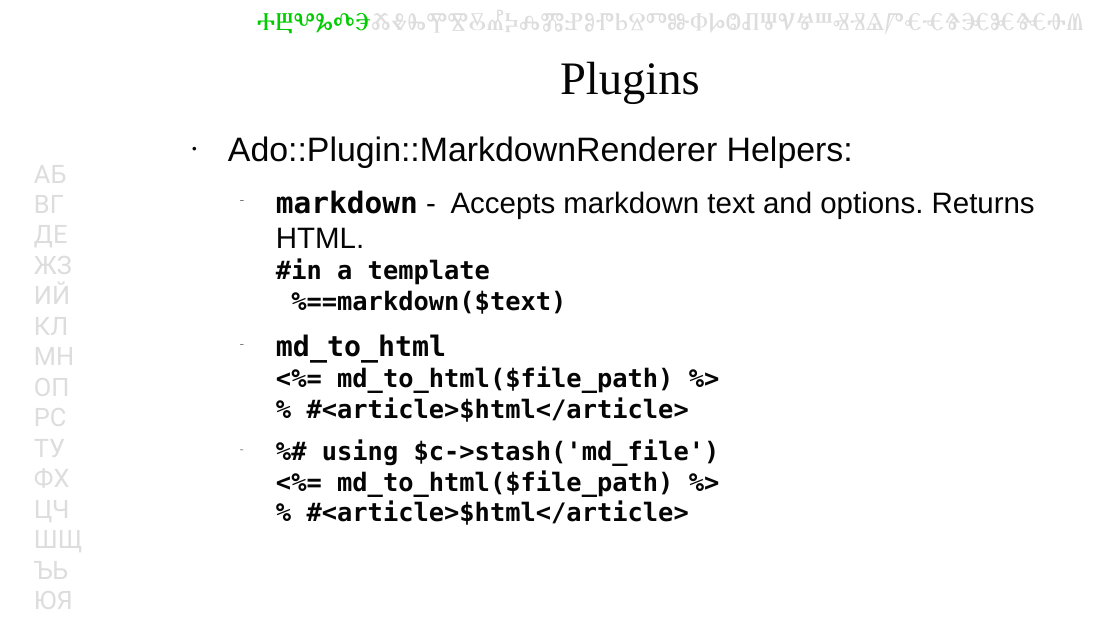
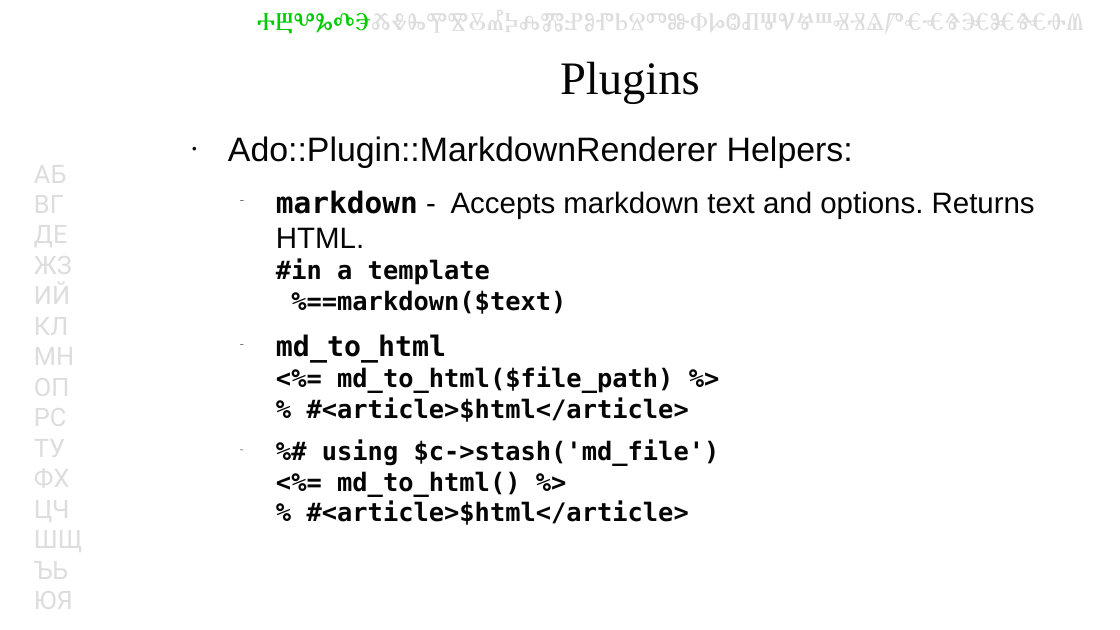
Before and after one commit to kberov/Ado-YAPC-EU-talk, a slide deck: slide 17 of Ado-YAPC-EU-2014.odp. Drawn at 1120x630 pixels with LibreOffice and Linux fonts; fonts in the diff are those of the drawing; background and template pictures are left out. Boxes give left, top, right and bottom in pixels: in the first picture for what was removed or moved away, otherwise in the second. Text is boxed around its words. In the diff, an @@ line names an element or a change of style, - is before the commit and + after.

```diff
--- a/Ado-YAPC-EU-2014.odp
+++ b/Ado-YAPC-EU-2014.odp
@@ text at (307, 440, 720, 525): text changed @@
-  − %# using $c->stash('md_file')
-    <%= md_to_html($file_path) %>
-    % #<article>$html</article>
+  − %# using $c->stash('md_file')
+    <%= md_to_html() %>
+    % #<article>$html</article>
```
Also in this commit, not shown: 1 other slide changed, 1 slide added.
